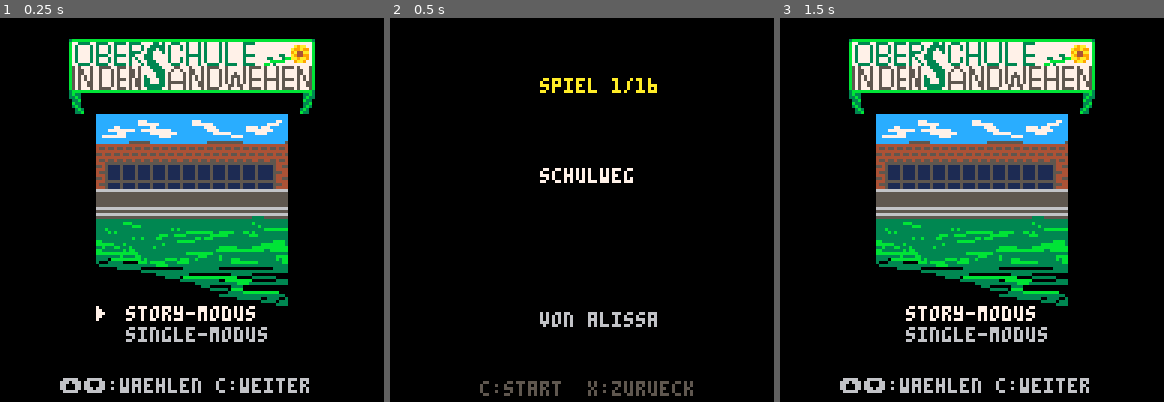
Above: before the commit, frames 1-3 (left to right).
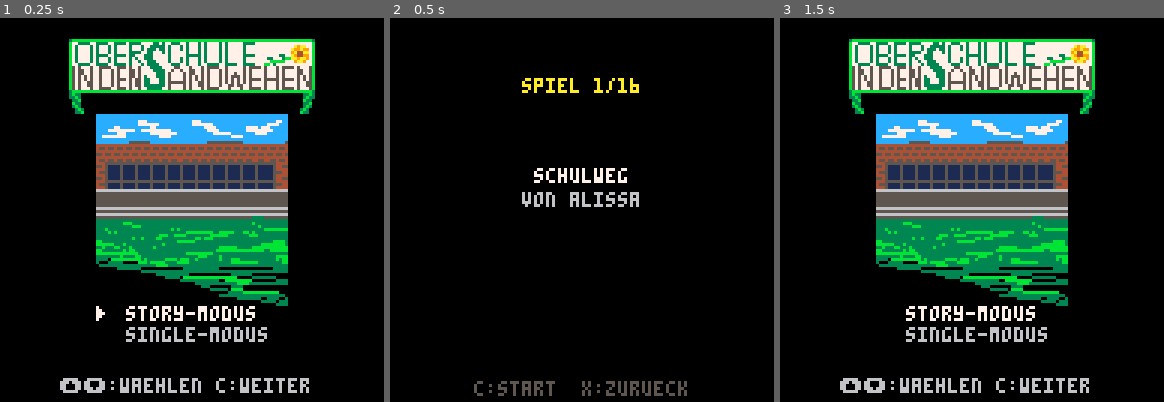
Above: after the commit, the same moments.

Repository: fpiesik/sursa_25-26
Game: PICO-8 cartridge sursa.p8
Two runs of this game, one before a commit and one after it. Both use one fixed random seed, a clock stepped at 60 frames per second and the inputs below.
Inputs:
- Up to frame 1 (0.25 s): no input
- Up to frame 2 (0.5 s): tap X (X key) at 0.33 s
- Up to frame 3 (1.5 s): tap O (Z key) at 0.7 s; tap X (X key) at 1.07 s

Frame 1 is identical in both runs. In frame 2, 3.1% of the frame differs, in the area x 21-79%, y 15-99%; in frame 3, nothing differs.

Commit message:
Center intro game text

Diff:
--- a/sursa.p8
+++ b/sursa.p8
@@ -195,6 +195,10 @@
  print("⬆️⬇️:waehlen c:weiter",20,120,6)
 end
 
+function center_print(t,y,c)
+ print(t,64-#t*2,y,c)
+end
+
 function draw_option(n,t,x,y)
  local c=6
  if sel==n then
@@ -232,10 +236,10 @@
  draw_story_picture(li)
  --rectfill(4,70,123,116,0)
  --rect(4,70,123,116,7)
- print("spiel "..story_pos.."/"..#story_order,50,20,10)
- print(level[2],50,50,7)
- print("von "..level[3],50,98,6)
- print("c:start  x:zurueck",30,121,5)
+ center_print("spiel "..story_pos.."/"..#story_order,20,10)
+ center_print(level[2],50,7)
+ center_print("von "..level[3],58,6)
+ center_print("c:start  x:zurueck",121,5)
 end
 
 function draw_story_picture(i)
